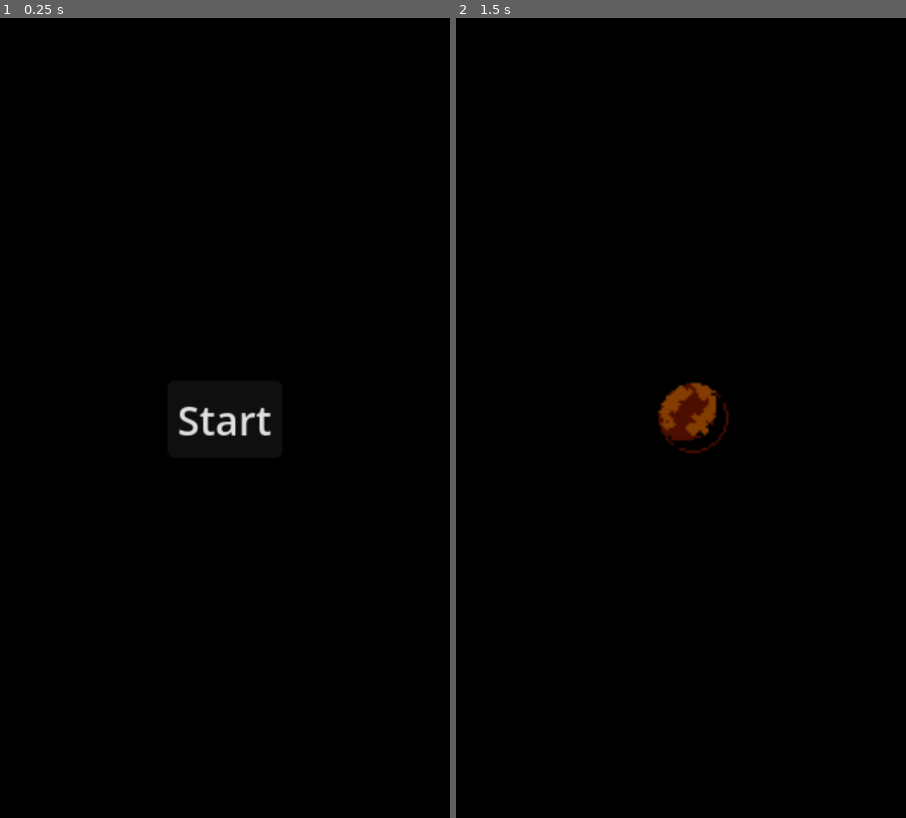
Above: before the commit, frames 1-2 (left to right).
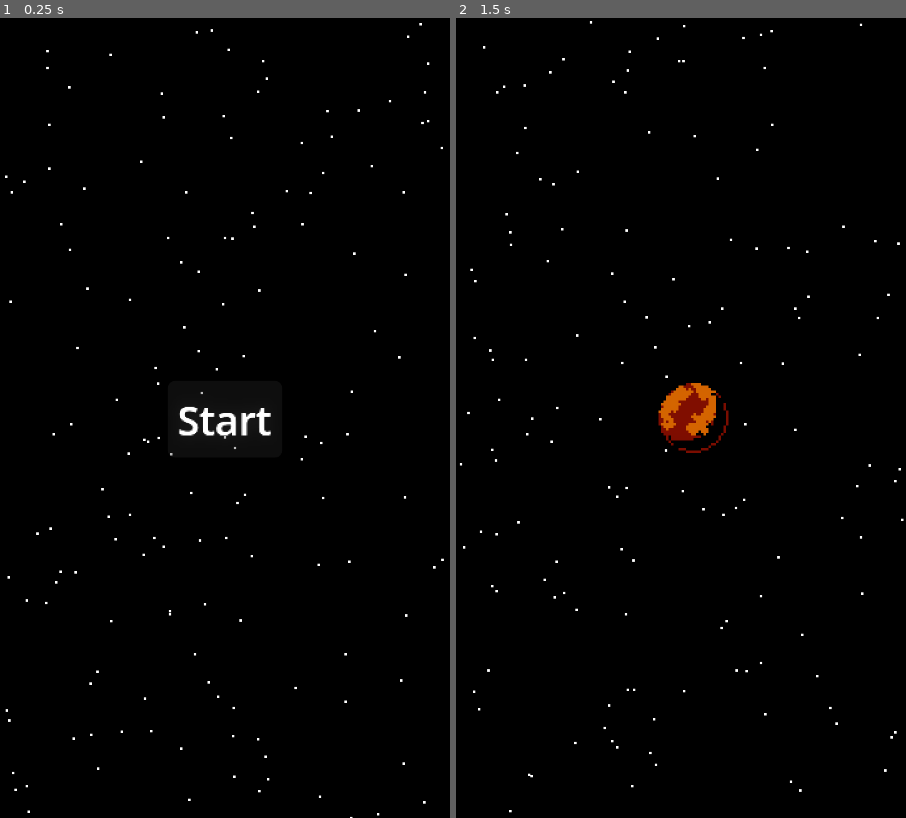
Above: after the commit, the same moments.

Repository: RubensAugustoMM/ORBT
Game: Godot game, scene res://src/ControladorJogo/main.tscn
The game is run twice, just before and just after one commit, with the same random seed, the same clock (stepped at 60 frames per second) and the same inputs. The engine's default icon, where the game draws it, is replaced by a stand-in: a white triangle on a blue panel in a dark square.
Inputs:
- Up to frame 1 (0.25 s): no input
- Up to frame 2 (1.5 s): click "Start" at 0.5 s; tap Enter at 1.25 s

The runs differ from the first frame. In frame 1, 0.7% of the frame differs, in the area x 1-99%, y 0-100%; in frame 2, 1.2%, in the area x 0-100%, y 0-100%.

Commit message:
adiciona gerador de estrelas e configura nodo WorldEnviornment

Diff:
--- a/project.godot
+++ b/project.godot
@@ -41,5 +41,6 @@
 
 [rendering]
 
+textures/canvas_textures/default_texture_filter=0
 rendering_device/driver.windows="d3d12"
 renderer/rendering_method="mobile"
--- a/src/Nivel/Nivel.tscn
+++ b/src/Nivel/Nivel.tscn
@@ -1,16 +1,25 @@
 [gd_scene format=3 uid="uid://dwaio71qs1l3j"]
 
 [ext_resource type="Script" uid="uid://88laspqwjff" path="res://src/Nivel/nivel.gd" id="1_p2vsw"]
+[ext_resource type="Script" uid="uid://bmwymqjm8lm1r" path="res://src/Nivel/gerador_estrelas.gd" id="2_5xy4d"]
 
-[sub_resource type="Environment" id="Environment_ha6vo"]
+[sub_resource type="Environment" id="Environment_5xy4d"]
 background_mode = 3
-ambient_light_source = 2
+tonemap_exposure = 1.1
+tonemap_white = 21.0
+glow_enabled = true
+glow_normalized = true
+glow_strength = 1.4
+glow_bloom = 0.2
+glow_blend_mode = 0
+adjustment_enabled = true
+adjustment_brightness = 1.5
 
 [node name="Nivel" type="Node2D" unique_id=1474968261]
 script = ExtResource("1_p2vsw")
 
 [node name="WorldEnvironment" type="WorldEnvironment" parent="." unique_id=1503471612]
-environment = SubResource("Environment_ha6vo")
+environment = SubResource("Environment_5xy4d")
 
 [node name="CanvasLayer" type="CanvasLayer" parent="." unique_id=857296798]
 layer = -100
@@ -20,6 +29,10 @@
 offset_bottom = 320.0
 color = Color(0, 0, 0, 1)
 
+[node name="GeradorEstrelas" type="Node2D" parent="CanvasLayer" unique_id=2104664141]
+script = ExtResource("2_5xy4d")
+numero_de_estrelas = 150
+
 [node name="Estaticos" type="Node2D" parent="." unique_id=1766656270]
 
 [node name="Fim" type="Marker2D" parent="Estaticos" unique_id=1373268930]
--- /dev/null
+++ b/src/Nivel/gerador_estrelas.gd
@@ -0,0 +1,10 @@
+@tool
+extends Node2D
+
+@export var tamanho := Vector2(180.0, 320.0)
+@export var numero_de_estrelas := 50
+
+func _draw() -> void:
+	for i in range(numero_de_estrelas):
+		var pos = Vector2(randf_range(0, 180), randf_range(0, 320))
+		draw_rect(Rect2(pos, Vector2(1, 1)), Color.WHITE)
Not shown, added: src/Nivel/gerador_estrelas.gd.uid
